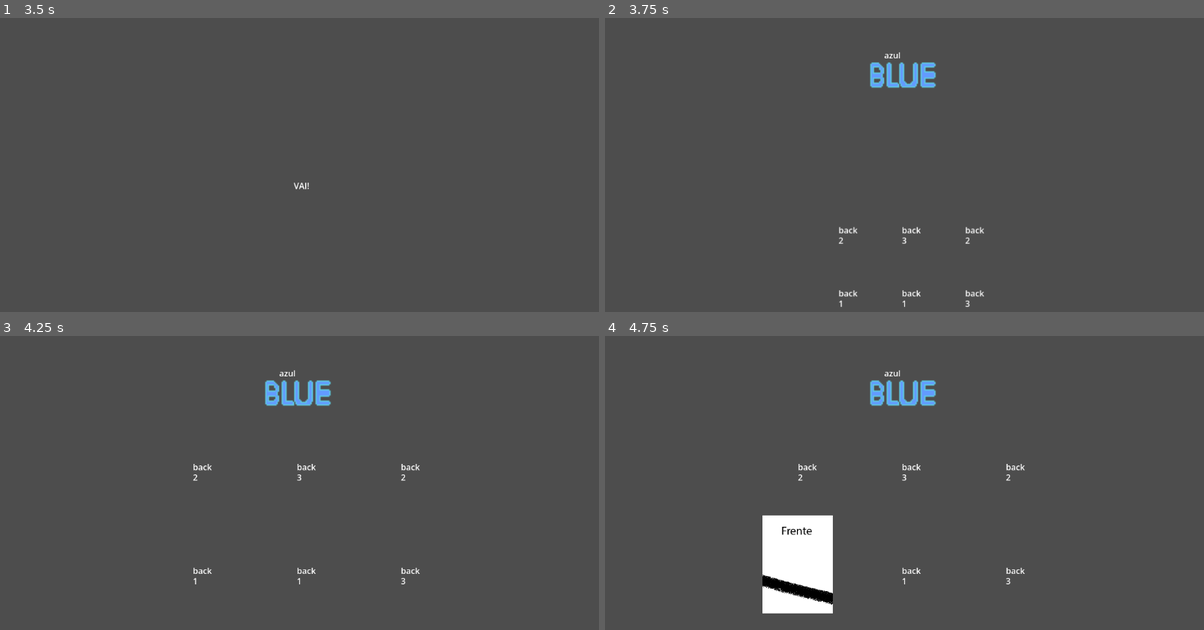
Above: before the commit, frames 1-4 (two rows, left to right).
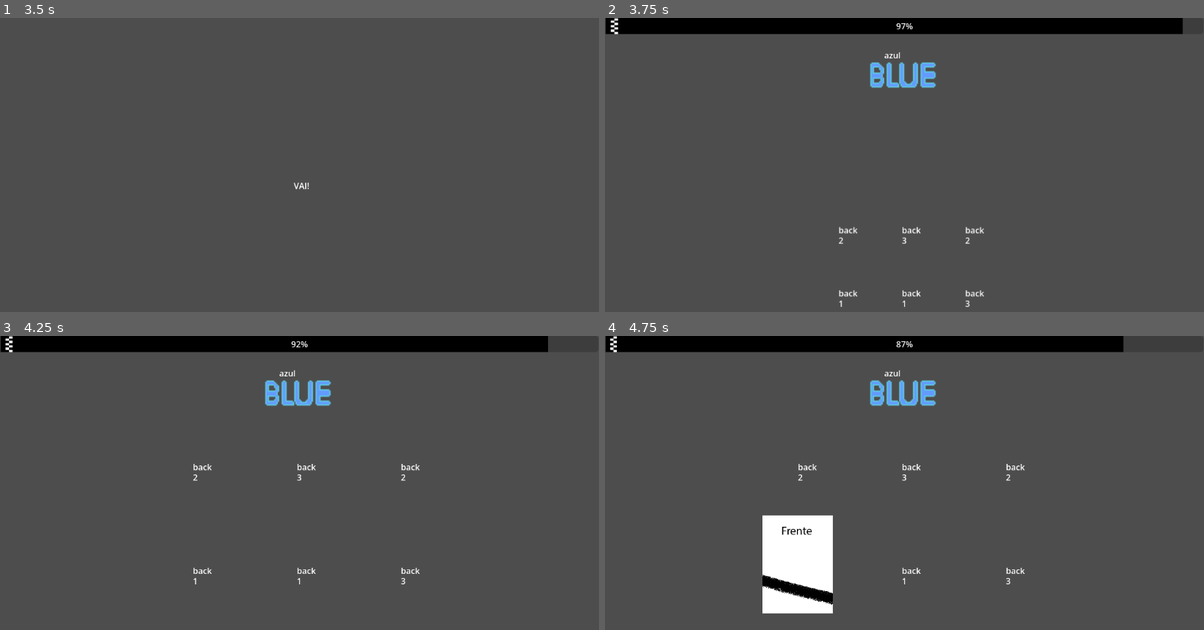
Above: after the commit, the same moments.

Repository: Gi0vai123/Memory_Cycling_TCC
Game: Godot game, scene res://memory.tscn
Same seed, same stepped clock (60 frames per second), same inputs: the game is played once before the commit and once after it.
Inputs (mouse positions are in pixels of both pictures, inside the frame that each line leads up to):
- Up to frame 1 (3.5 s): tap Enter at 0.5, 2 s; move the mouse to (431, 167) at 0.52 s; click (431, 167) at 0.67 s; tap Space at 1.25, 2.75 s; move the mouse to (179, 203) at 1.27 s; click (179, 203) at 1.42 s; move the mouse to (359, 112) at 2.02 s; click (359, 112) at 2.17 s; move the mouse to (269, 253) at 2.77 s; click (269, 253) at 2.92 s
- Up to frame 2 (3.75 s): tap Enter at 3.5 s; move the mouse to (1084, 235) at 3.52 s; click (1084, 235) at 3.67 s
- Up to frame 3 (4.25 s): no input
- Up to frame 4 (4.75 s): move the mouse to (796, 565) at 4.27 s; click (796, 565) at 4.42 s

Frame 1 is identical in both runs. In frame 2, 5.4% of the frame differs, in the area x 0-97%, y 0-6%; in frame 3, 5.1%; in frame 4, 4.8%.

Commit message:
implementado barra de progresso

Diff:
--- a/cena.gd
+++ b/cena.gd
@@ -3,6 +3,11 @@
 @export var card_scene: PackedScene
 @export var usar_contagem := true
 @export var contador_scene: PackedScene
+@onready var barra = $ProgressBar
+@onready var timer = $ProgressBar/Timer
+
+var tempo_total := 100.0
+var tempo_restante := tempo_total
 
 var pontos_azul = 0
 var pontos_vermelho = 0
@@ -49,6 +54,8 @@
 	randomize()
 	start_jogo()  # chama a sequência do jogo
 	definir_lados()
+
+
 	var tamanho = get_viewport().get_visible_rect().size
 	print(tamanho)
 
@@ -66,6 +73,8 @@
 		contador.queue_free()
 		labelcolor()
 		mostrar_sprite_equipe()
+		timer_bar(1.0)
+
 	# só depois cria as cartas
 	criar_cartas()
 
@@ -125,7 +134,7 @@
 			segunda_carta.virar()
 			$Cartas/carta.mostrar_sprite()
 			desbloquear_cartas()
-
+			mostrar_sprite_equipe()
 
 		# limpa para próxima tentativa
 		primeira_carta = null
@@ -204,3 +213,19 @@
 		"vermelho":
 			$equipe_azul.visible = false
 			$equipe_vermelha.visible = true
+
+func timer_bar(delta):
+	$ProgressBar.visible = true
+
+	if tempo_restante > 0:
+		tempo_restante -= delta
+
+		barra.value = (tempo_restante / tempo_total) * barra.max_value
+		animar_barra()
+
+func fim_de_tempo():
+	print("O tempo acabou!")
+
+func animar_barra():
+	var tween = create_tween()
+	tween.tween_property(barra, "value", 0, 10.0)
--- a/memory.tscn
+++ b/memory.tscn
@@ -5,6 +5,7 @@
 [ext_resource type="PackedScene" uid="uid://nvl58i4davxr" path="res://contador.tscn" id="3_i0w3r"]
 [ext_resource type="Texture2D" uid="uid://ebreotoaqfu0" path="res://imagens/time-vermelho.png" id="4_bg8vu"]
 [ext_resource type="Texture2D" uid="uid://c3wcf08npu1ks" path="res://imagens/time-azul.png" id="5_r7a3d"]
+[ext_resource type="PackedScene" uid="uid://ofaf3ip37pkb" path="res://progress_bar.tscn" id="6_amsxb"]
 
 [node name="Node2D" type="Node2D" unique_id=554399099]
 script = ExtResource("1_fx0hl")
@@ -40,3 +41,8 @@
 
 [node name="Camera2D" type="Camera2D" parent="." unique_id=249798727]
 position = Vector2(575, 324)
+
+[node name="ProgressBar" parent="." unique_id=801186173 instance=ExtResource("6_amsxb")]
+visible = false
+
+[node name="Timer" type="Timer" parent="ProgressBar" unique_id=1473285536]
